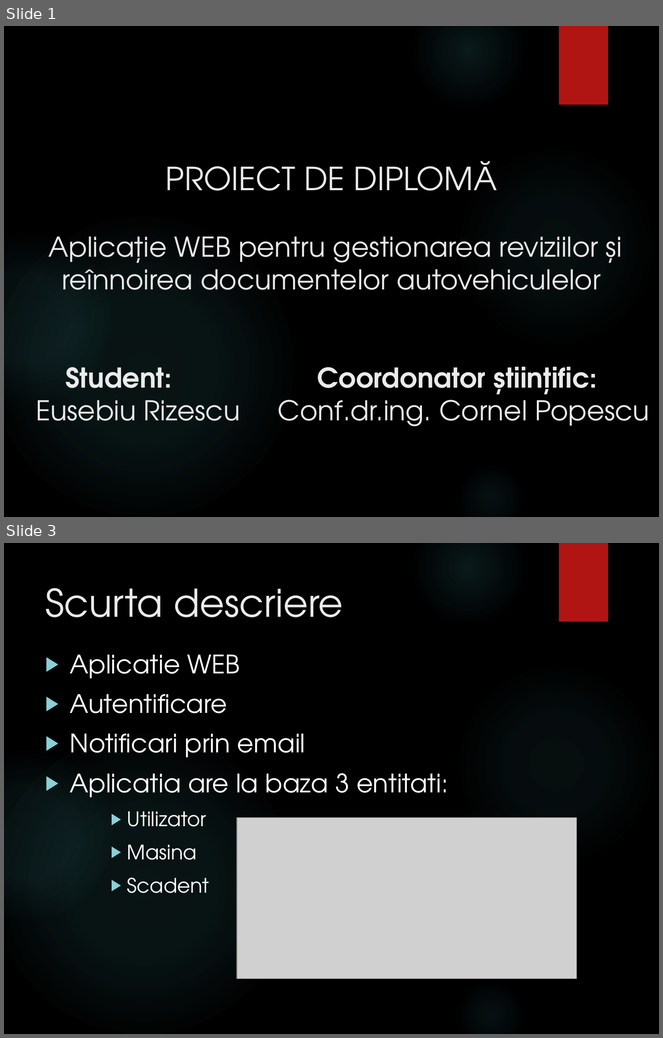
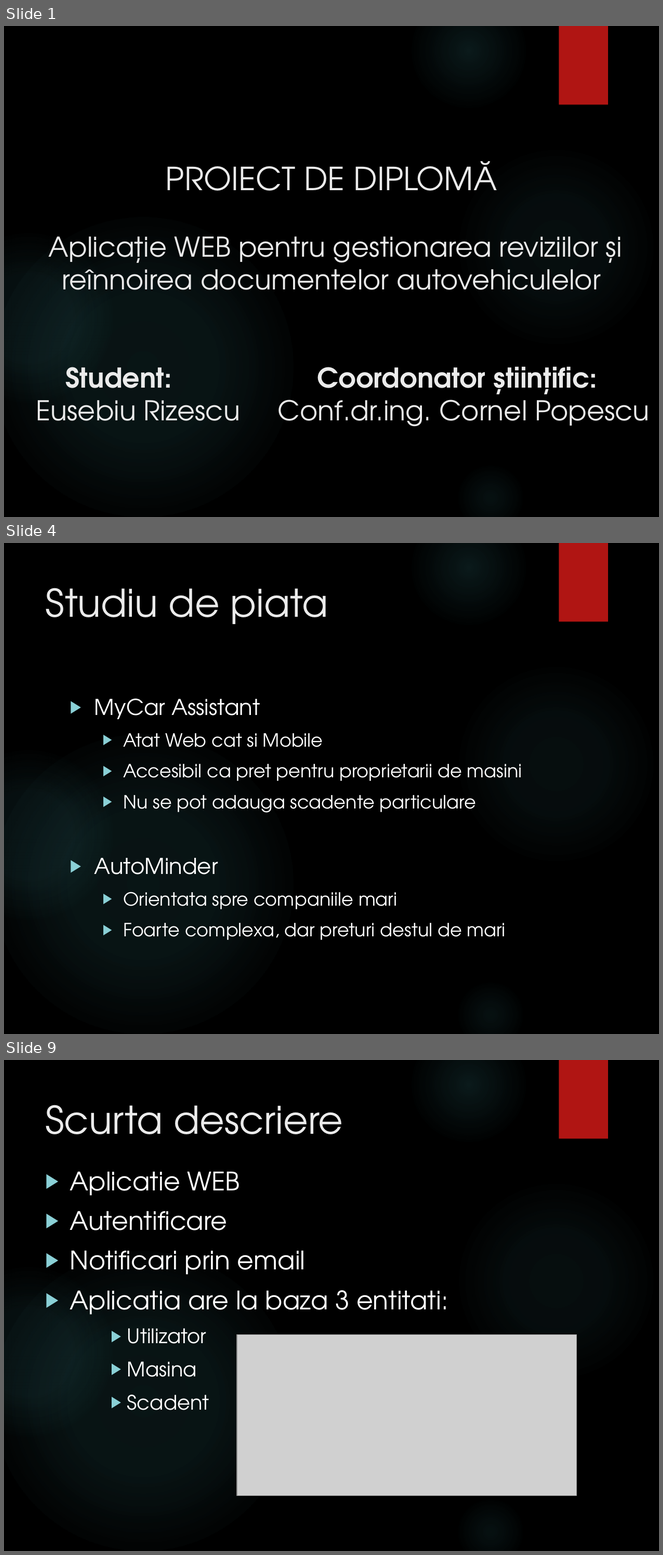
Before and after one commit to rizebi/bachelorProjectDiploma, a slide deck: Documentatie/Prezentare.pptx. Shown one above the other, each under a label of ours: slides 1 and 3 before the commit, slides 1, 4 and 9 after it; the slides between them are not shown. The pictures are 663x1038 and 663x1555 pixels, drawn with LibreOffice and Linux fonts; fonts in the diff are those of the drawing; grey boxes stand for pictures; background and template pictures are left out. Boxes give left, top, right and bottom in pixels: in the first picture for what was removed or moved away, otherwise in the second. Text is boxed around its words. In the diff, an @@ line names an element or a change of style, - is before the commit and + after.

```diff
--- a/Documentatie/Prezentare.pptx
+++ b/Documentatie/Prezentare.pptx
@@ slide 4 added at [4,543,659,1034], background picture (left out); not listed: 6 template elements that a slide beside it also shows @@
@@ title added at [45,588,328,624], 42 pt, text #EBEBEB @@
+Studiu de piata
@@ text added at [94,698,522,940], 20 pt, text #FFFFFF @@
+▶ MyCar Assistant
+  ▶ Atat Web cat si Mobile
+  ▶ Accesibil ca pret pentru proprietarii de masini
+  ▶ Nu se pot adauga scadente particulare
+▶ AutoMinder
+  ▶ Orientata spre companiile mari
+  ▶ Foarte complexa, dar preturi destul de mari
@@ what was slide 3 is now slide 9 @@
```
Also in this commit, not shown: 1 slide changed, 9 other slides added, 1 other file.
